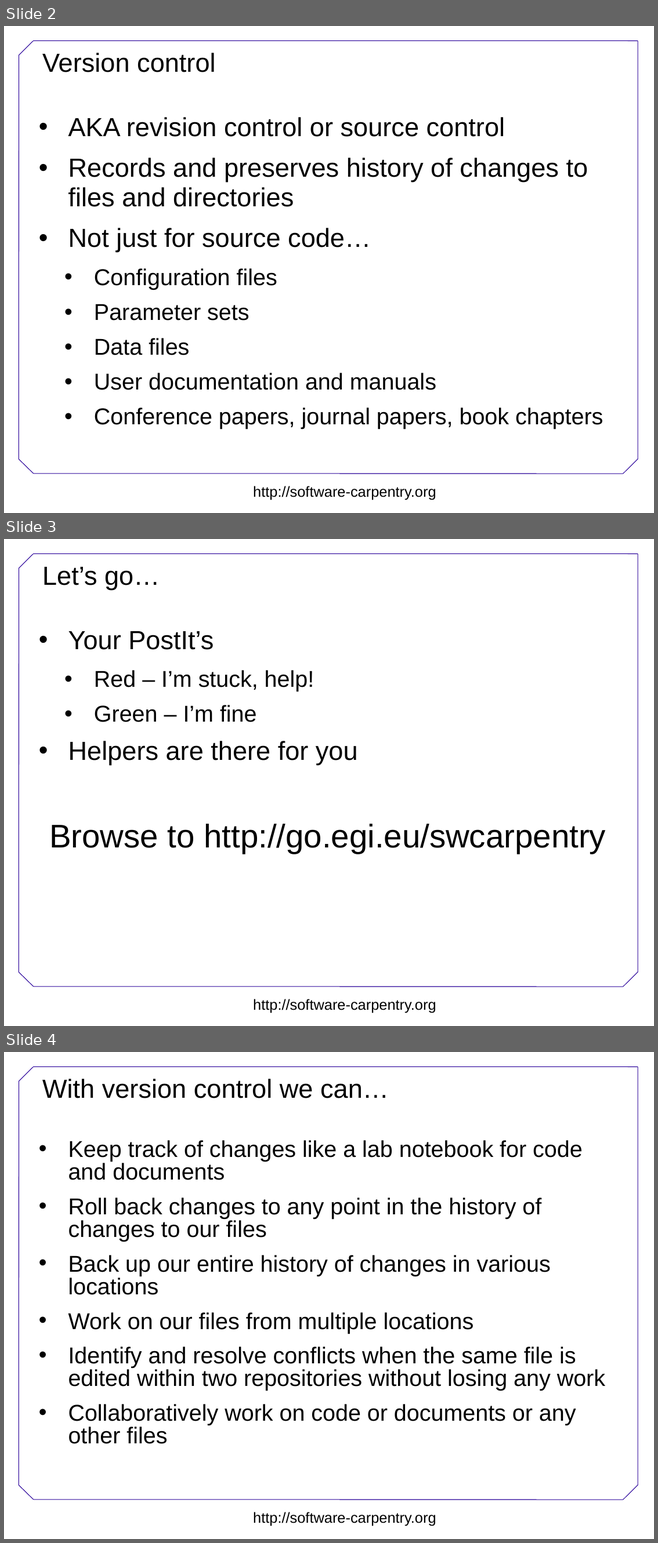
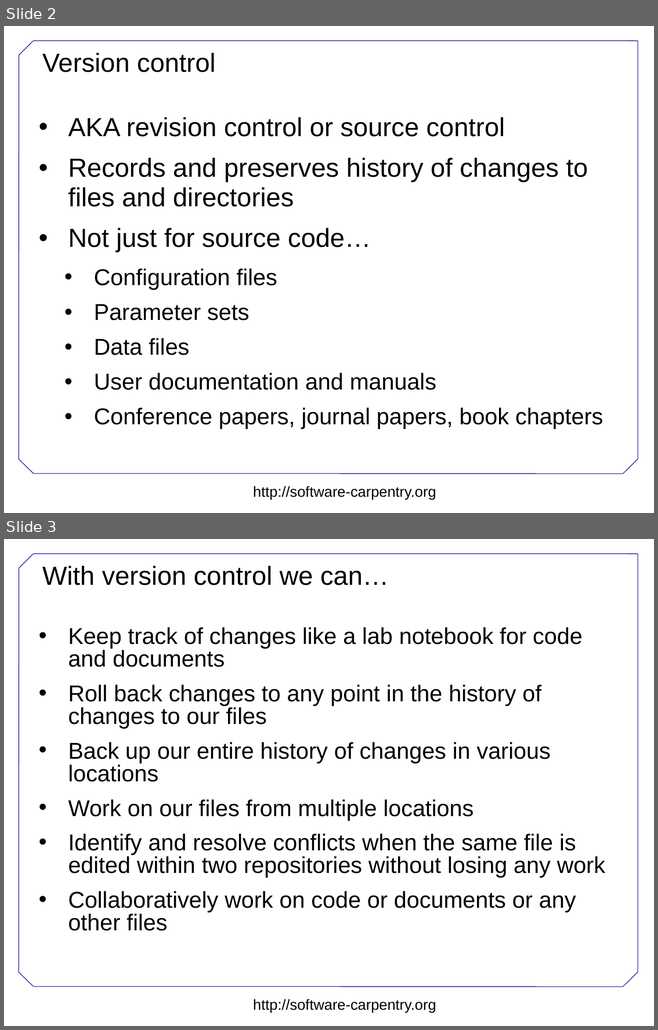
Before and after one commit to swcarpentry/DEPRECATED-boot-camps, a slide deck: version-control/VersionControl.ppt. Shown one above the other, each under a label of ours: slides 2, 3 and 4 before the commit, slides 2 and 3 after it. The pictures are 658x1543 and 658x1030 pixels, drawn with LibreOffice and Linux fonts; fonts in the diff are those of the drawing; background and template pictures are left out. Boxes give left, top, right and bottom in pixels: in the first picture for what was removed or moved away, otherwise in the second. Text is boxed around its words. In the diff, an @@ line names an element or a change of style, - is before the commit and + after.

```diff
--- a/version-control/VersionControl.ppt
+++ b/version-control/VersionControl.ppt
@@ slide 3 removed at bbox=[4, 539, 654, 1026], background #FFFFFF; not listed: 8 template elements that a slide beside it also shows @@
@@ title removed at bbox=[42, 567, 159, 589] @@
-Let’s go…
@@ text removed at bbox=[49, 631, 605, 853] @@
-• Your PostIt’s
-  • Red – I’m stuck, help!
-  • Green – I’m fine
-• Helpers are there for you
-Browse to http://go.egi.eu/swcarpentry
@@ what was slide 4 is now slide 3 @@
```
Also in this commit, not shown: 1 slide added.
